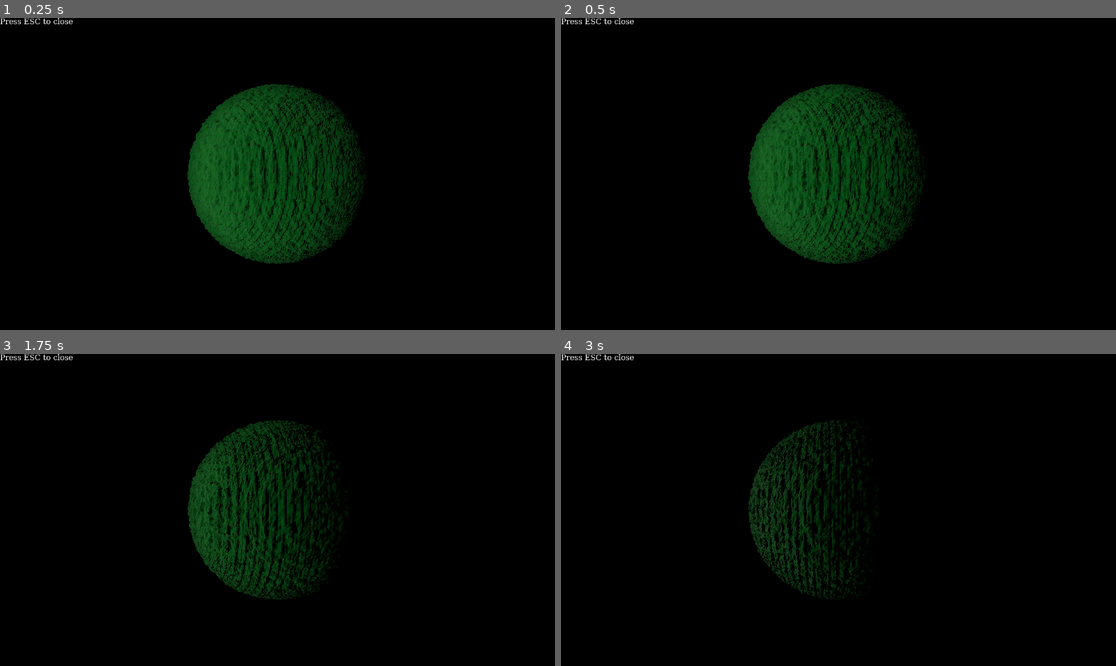
Above: before the commit, frames 1-4 (two rows, left to right).
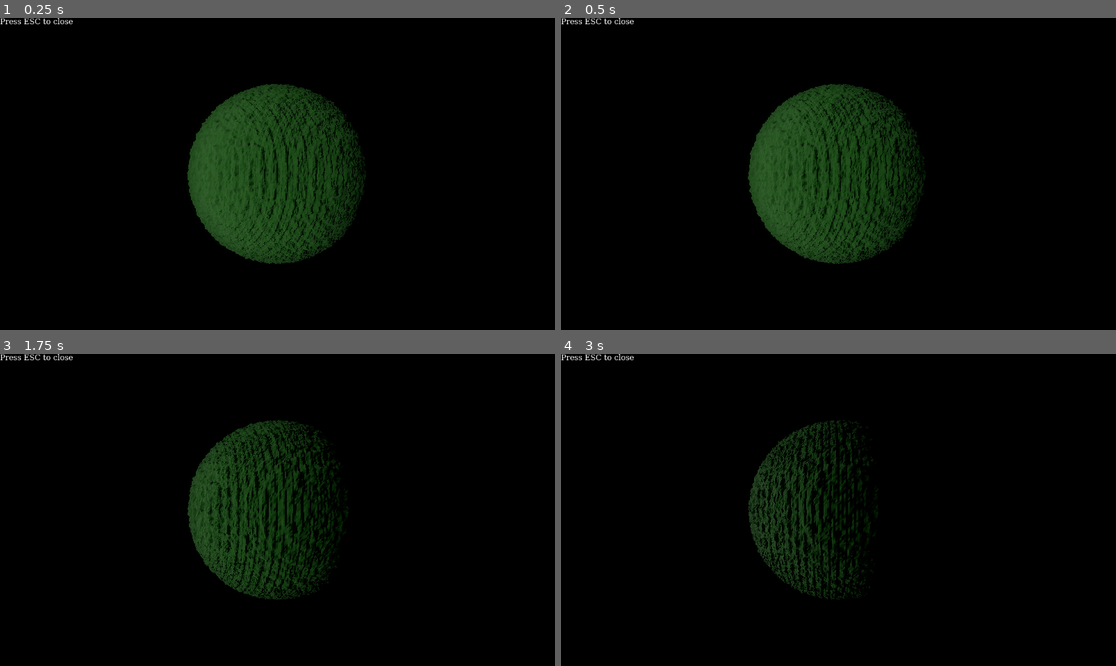
Above: after the commit, the same moments.

Repository: Dimev/Realistic-Atmosphere-Godot-and-UE4
Game: Godot game, scene res://Demo.tscn
Same seed, same stepped clock (60 frames per second), same inputs: the game is played once before the commit and once after it.
Inputs:
- Up to frame 1 (0.25 s): no input
- Up to frame 2 (0.5 s): no input
- Up to frame 3 (1.75 s): no input
- Up to frame 4 (3 s): no input

The runs differ from the first frame. In frame 1, 0.7% of the frame differs, in the area x 37-62%, y 27-75%; in frame 2, 0.4%; in frame 3, less than 0.1%; in frame 4, less than 0.1%.

Commit message:
godot 4.4

Diff:
--- a/godot/Atmosphere Showcase/default_env.tres
+++ b/godot/Atmosphere Showcase/default_env.tres
@@ -1,14 +1,11 @@
-[gd_resource type="Environment" load_steps=2 format=2]
+[gd_resource type="Environment" load_steps=2 format=3 uid="uid://d3k0rao7tdedy"]
 
-[sub_resource type="ProceduralSky" id=1]
+[sub_resource type="Sky" id="1"]
 
 [resource]
 background_mode = 1
-background_sky = SubResource( 1 )
-tonemap_mode = 3
+sky = SubResource("1")
+tonemap_mode = 4
 tonemap_white = 16.0
-auto_exposure_scale = 0.1
-auto_exposure_speed = 64.0
 glow_enabled = true
 glow_bloom = 1.0
-glow_bicubic_upscale = true
--- a/godot/Atmosphere Showcase/project.godot
+++ b/godot/Atmosphere Showcase/project.godot
@@ -12,7 +12,7 @@
 
 config/name="Atmosphere Showcase"
 run/main_scene="res://Demo.tscn"
-config/features=PackedStringArray("4.3")
+config/features=PackedStringArray("4.4")
 config/icon="res://icon.png"
 
 [display]
@@ -21,6 +21,7 @@
 
 [rendering]
 
+anti_aliasing/quality/screen_space_aa=1
 quality/shadows/filter_mode=2
 quality/filters/msaa=4
 environment/default_environment="res://default_env.tres"
Not shown, added: godot/Atmosphere Showcase/Atmosphere/atmosphere.gdshader.uid
Not shown: 1 places in godot/Atmosphere Showcase/Demo.tscn that only renumber resources
Not shown, added: godot/Atmosphere Showcase/Terrain/terrain.gdshader.uid
Not shown, added: godot/Atmosphere Showcase/camera.gd.uid
Not shown, added: godot/Atmosphere Showcase/settings_changer.gd.uid
